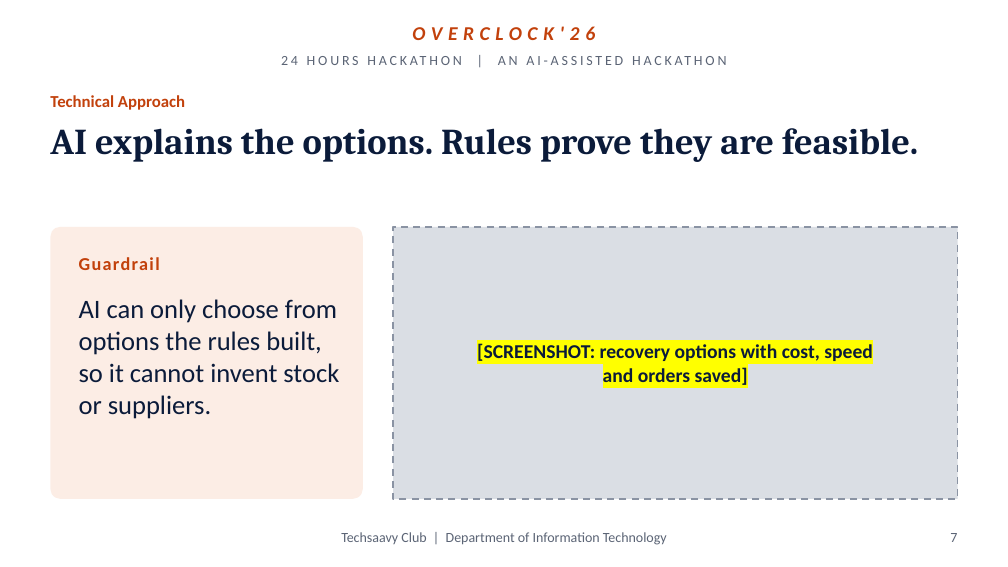
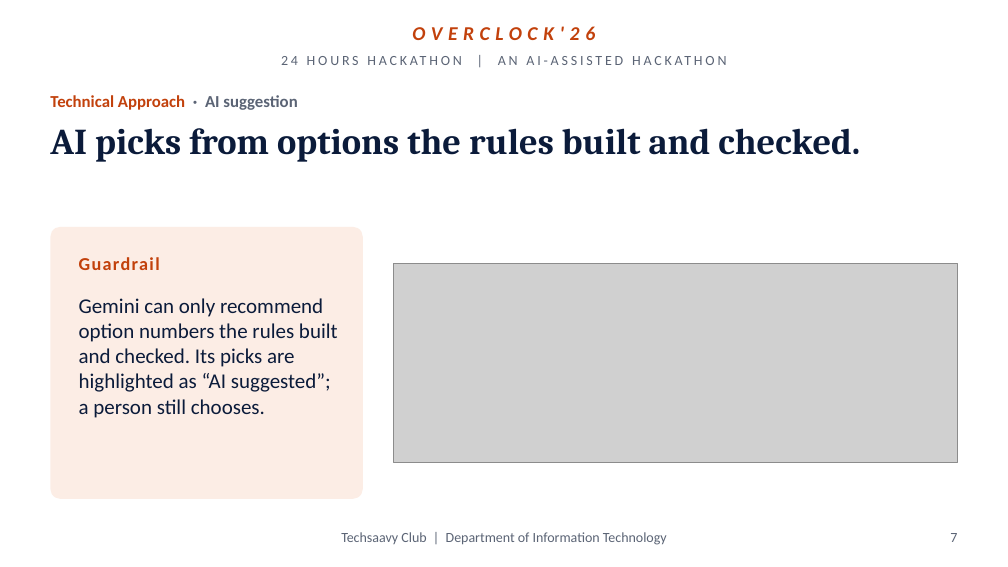
Before and after one commit to RakeshKumar-18/disruptionIQ, a slide deck: slide 7 of docs/DisruptionIQ_Overclock26.pptx. Drawn at 1008x567 pixels with LibreOffice and Linux fonts; fonts in the diff are those of the drawing; grey boxes stand for pictures; background and template pictures are left out. Boxes give left, top, right and bottom in pixels: in the first picture for what was removed or moved away, otherwise in the second. Text is boxed around its words. In the diff, an @@ line names an element or a change of style, - is before the commit and + after.

```diff
--- a/docs/DisruptionIQ_Overclock26.pptx
+++ b/docs/DisruptionIQ_Overclock26.pptx
@@ text at [50, 95, 297, 110]: text changed @@
-Technical Approach
+Technical Approach · AI suggestion
@@ title at [50, 128, 860, 162]: text changed @@
-AI explains the options. Rules prove they are feasible.
+AI picks from options the rules built and checked.
@@ rectangle removed at [393, 227, 958, 499] @@
@@ picture added at [393, 263, 958, 463] @@
@@ text at [79, 298, 338, 418]: text changed; size 19 to 15 pt @@
-AI can only choose from options the rules built, so it cannot invent stock or suppliers.
+Gemini can only recommend option numbers the rules built and checked. Its picks are highlighted as “AI suggested”; a person still chooses.
@@ text removed at [477, 343, 873, 385] @@
-[SCREENSHOT: recovery options with cost, speed and orders saved]
```
Also in this commit, not shown: 5 other slides changed, 4 slides added, 1 slide removed, 2 other files.
